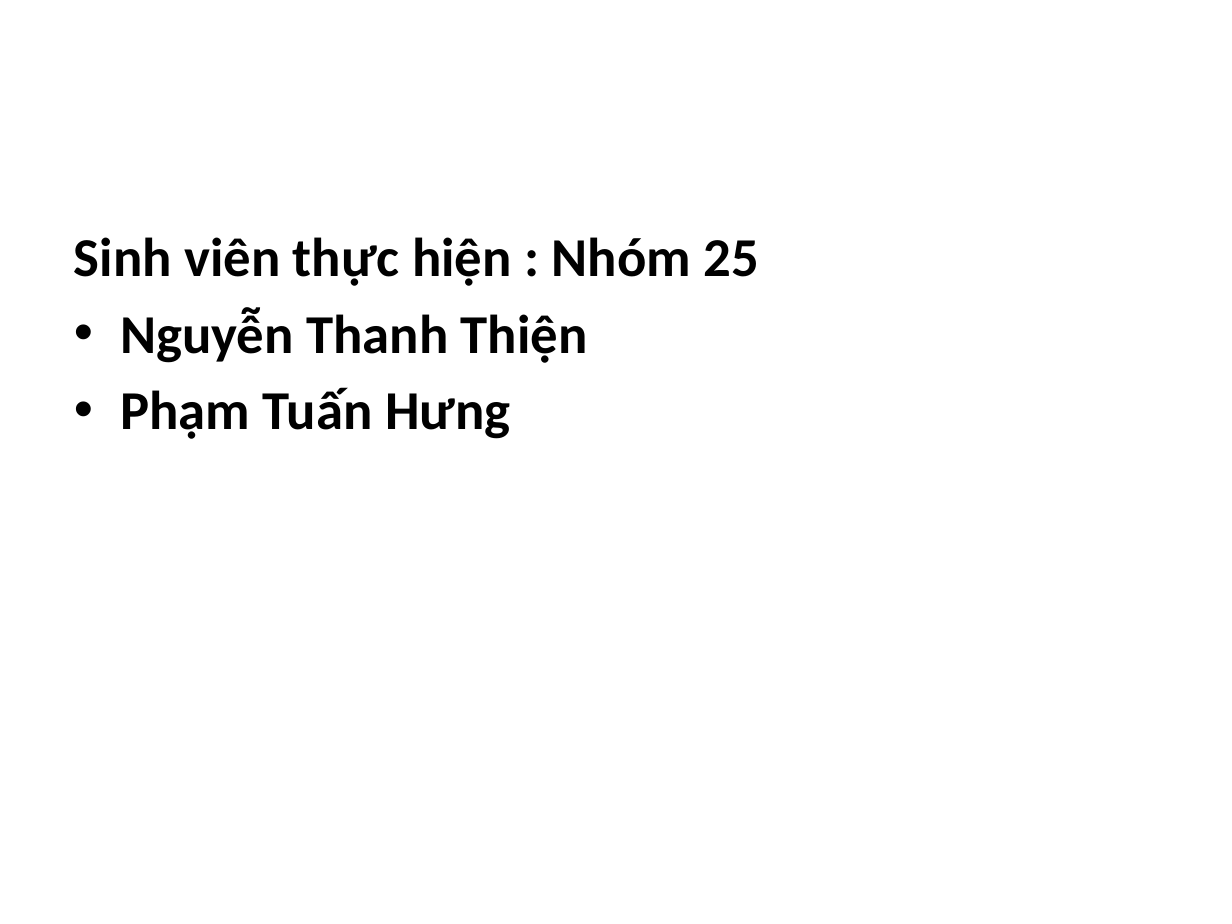
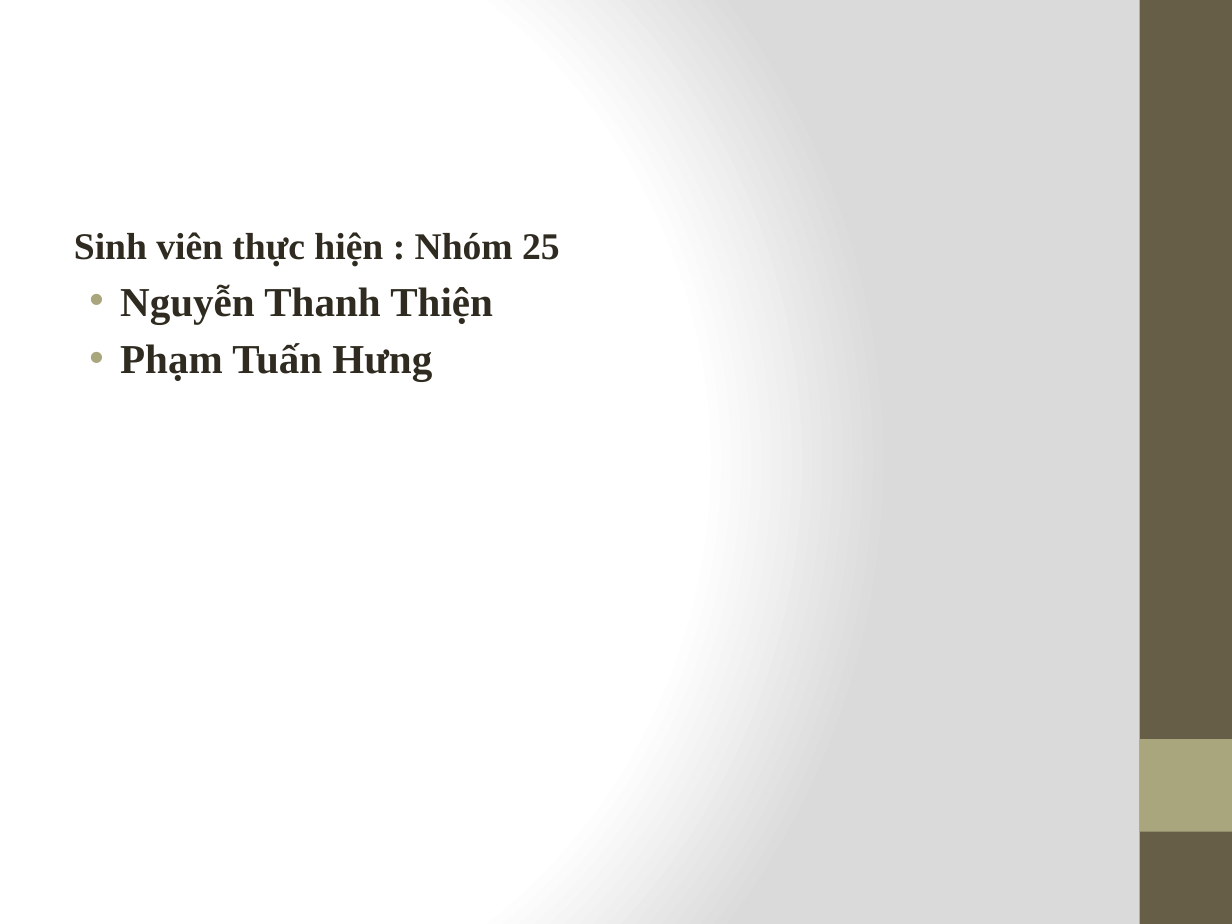
Before and after one commit to thien414/DD2, a slide deck: slide 2 of Baocao.pptx. Drawn at 1232x924 pixels with LibreOffice and Linux fonts; fonts in the diff are those of the drawing. Boxes give left, top, right and bottom in pixels: in the first picture for what was removed or moved away, otherwise in the second. Text is boxed around its words. In the diff, an @@ line names an element or a change of style, - is before the commit and + after.

```diff
--- a/Baocao.pptx
+++ b/Baocao.pptx
@@ background #FFFFFF to gradient #FFFFFF to #DADADA @@
@@ rectangle added at (x1=1140, y1=0, x2=1232, y2=924), fill #675E47 @@
@@ text "Sinh viên thực hiện : ..." at (x1=74, y1=232, x2=560, y2=381): size 32 to 22 pt in "Sinh viên thực hiện : Nhóm 25"; font Calibri to Times New Roman, text colour #000000 to #2F2B20; size 32 to 24 pt in "Nguyễn Thanh Thiện", "Phạm Tuấn Hưng"; less space between paragraphs; indent changed @@
@@ rectangle added at (x1=1140, y1=739, x2=1232, y2=832), fill #A9A57C @@
```
Also in this commit, not shown: 13 other slides changed, 1 other file.
